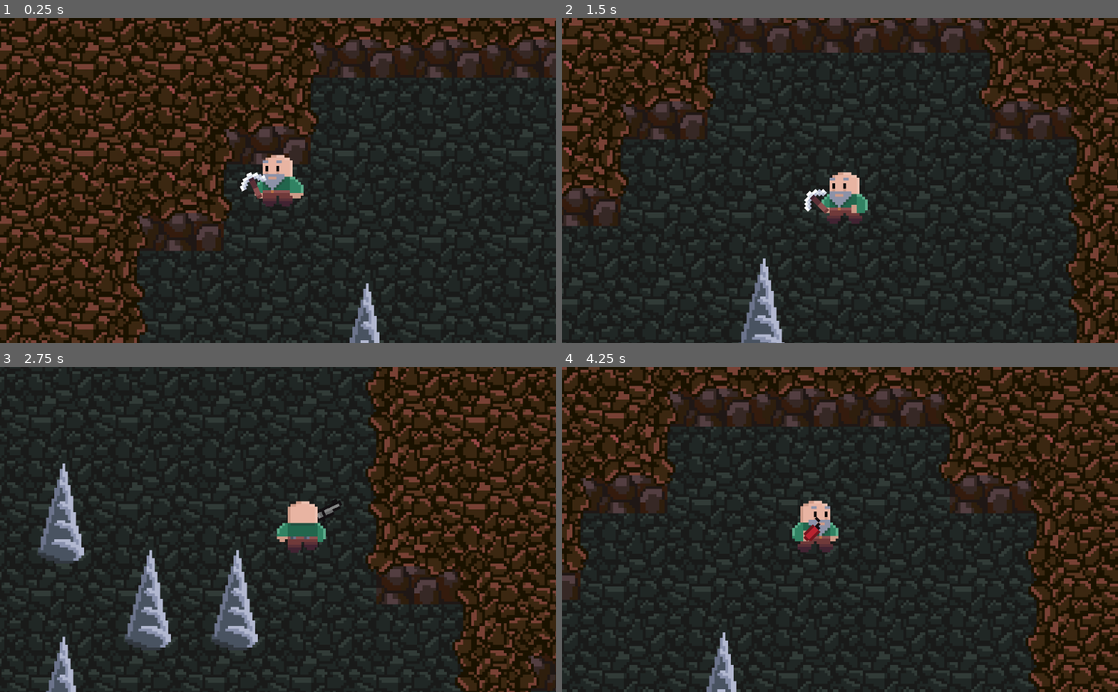
Above: before the commit, frames 1-4 (two rows, left to right).
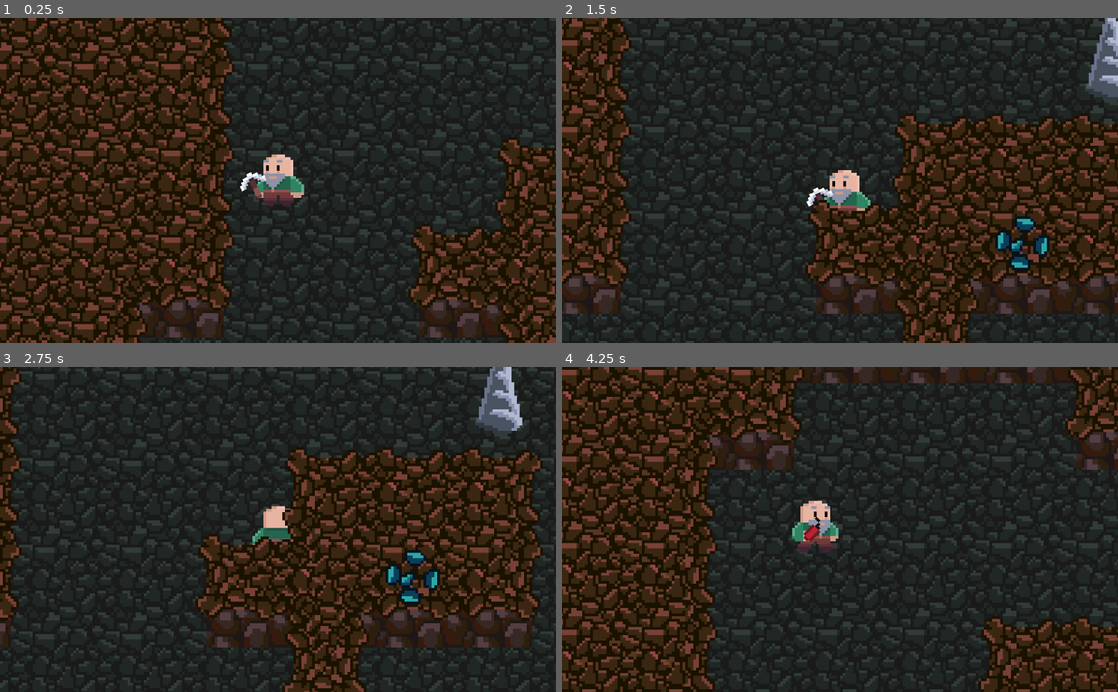
Above: after the commit, the same moments.

Repository: AyUpItsAli/Gunthers-Grotto-Coursework
Game: Godot game, scene res://World/Level/Level.tscn
Same seed, same stepped clock (60 frames per second), same inputs: the game is played once before the commit and once after it.
Inputs (mouse positions are in pixels of both pictures, inside the frame that each line leads up to):
- Up to frame 1 (0.25 s): no input
- Up to frame 2 (1.5 s): tap Enter at 0.5 s; move the mouse to (962, 164) at 0.52 s; hold D (move_right) 0.53-1.28 s; hold 3 (equip_dynamite) 0.53-1.28 s; move the mouse to (728, 196) at 1.27 s; hold S (move_down) from 1.28 s (still down); tap 1 (equip_pickaxe) at 1.35 s
- Up to frame 3 (2.75 s): move the mouse to (333, 458) at 2.02 s; release S (move_down) at 2.03 s; hold D (move_right) from 2.03 s (still down); hold 2 (equip_revolver) from 2.03 s (still down)
- Up to frame 4 (4.25 s): move the mouse to (812, 594) at 2.77 s; release D (move_right) at 2.78 s; release 2 (equip_revolver) at 2.78 s; hold W (move_up) 2.78-3.53 s; click (812, 594) at 2.85 s; move the mouse to (1006, 578) at 3.52 s; hold A (move_left) from 3.53 s (still down); hold 3 (equip_dynamite) from 3.53 s (still down)

The runs differ from the first frame. In frame 1, 28% of the frame differs, in the area x 20-100%, y 0-100%; in frame 2, 46%; in frame 3, 49%; in frame 4, 53%, in the area x 0-100%, y 0-100%.

Commit message:
Gemstone spawning
- For each rock tile, there is a chance that a gemstone may spawn there (currently set to 2%).

Diff:
--- a/World/Level/Level.gd
+++ b/World/Level/Level.gd
@@ -29,4 +29,5 @@
 
 	# Spawn objects
 	objects.spawn_stalagmites()
+	objects.spawn_gemstones()
 	objects.spawn_player()
--- a/World/Level/Objects.gd
+++ b/World/Level/Objects.gd
@@ -4,6 +4,7 @@
 const STALAGMITE = preload("res://World/Objects/Stalagmite.tscn")
 const PLAYER = preload("res://Actors/Player/Player.tscn")
 const ROCK_HERMIT = preload("res://Actors/Enemies/RockHermit.tscn")
+const GEMSTONE = preload("res://World/Objects/Gemstone.tscn")
 
 # Node references
 onready var rock_layer = get_parent().get_node("RockLayer")
@@ -11,8 +12,10 @@
 # Constants
 const CLUSTER_CHANCE = 40 # Chance to spawn each stalagmite in the cluster
 const HERMIT_CHANCE = 50 # Chance for a cluster to contain rock hermits instead
+const GEMSTONE_CHANCE = 2 # Chance for a rock tile to contain a gemstone
 
 var occupied_tiles = [] # List of tile coordinates occupied by an object
+var gemstones = {}
 
 # Converts tile coordinates to a global world position
 func tile_pos_to_world_pos(tile_pos: Vector2) -> Vector2:
@@ -82,6 +85,24 @@
 	for i in range(int(Globals.CAVE_SIZE/2)):
 		spawn_stalagmite_cluster()
 
+# Spawns a gemstone object at the given tile coordinates
+func spawn_gemstone(tile_pos: Vector2):
+	if tile_pos in gemstones: return
+
+	var gemstone = GEMSTONE.instance()
+	gemstone.position = tile_pos_to_world_pos(tile_pos)
+	gemstones[tile_pos] = gemstone
+	add_child(gemstone)
+
+# Randomly spawn gemstones for each rock tile in the cave
+func spawn_gemstones():
+	for x in range(1, Globals.CAVE_SIZE-1):
+		for y in range(1, Globals.CAVE_SIZE-1):
+			var tile_pos = Vector2(x, y)
+			var do_spawn = GameManager.percent_chance(GEMSTONE_CHANCE)
+			if is_rock(tile_pos) and do_spawn:
+				spawn_gemstone(tile_pos)
+
 func player_exists() -> bool:
 	return has_node("Player")
 
